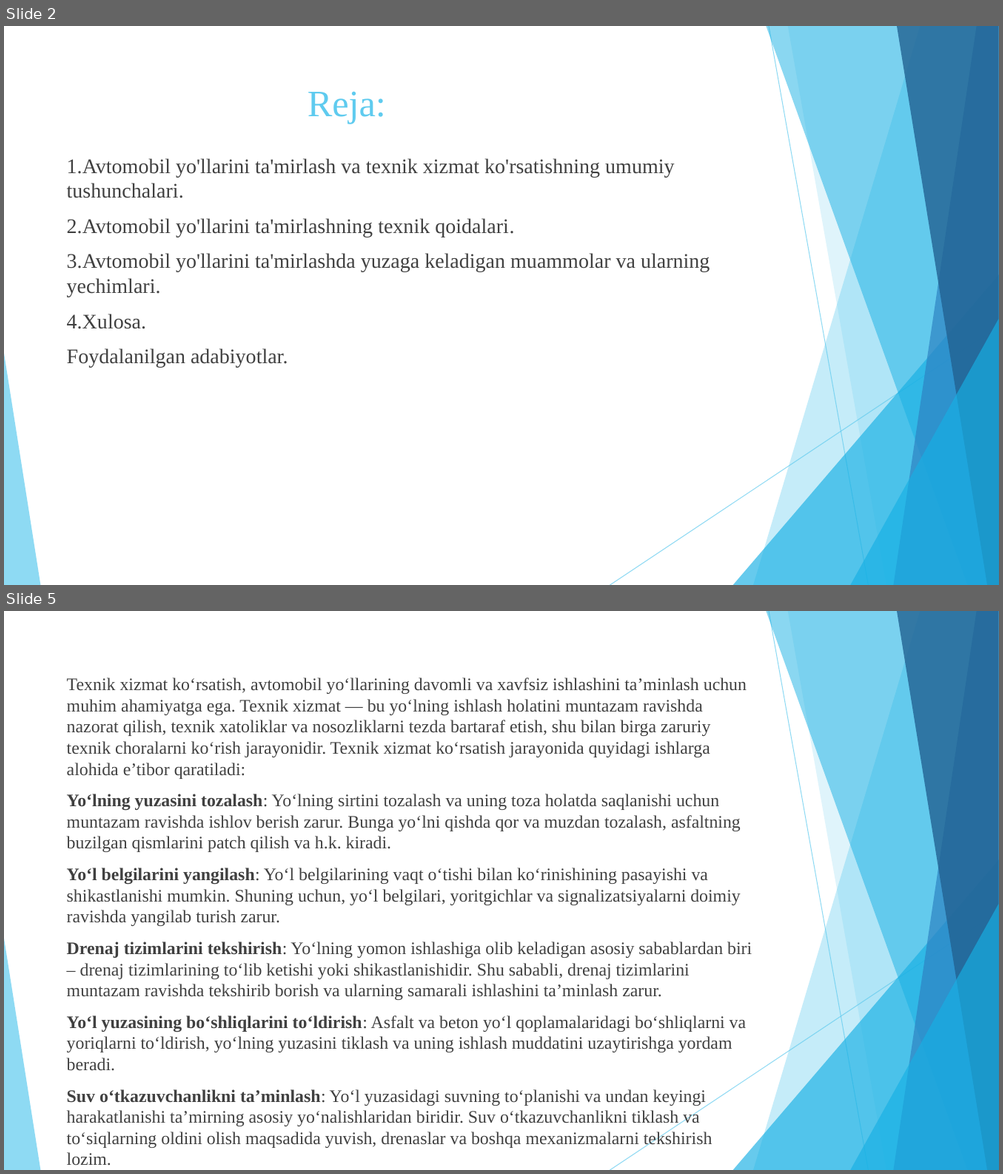
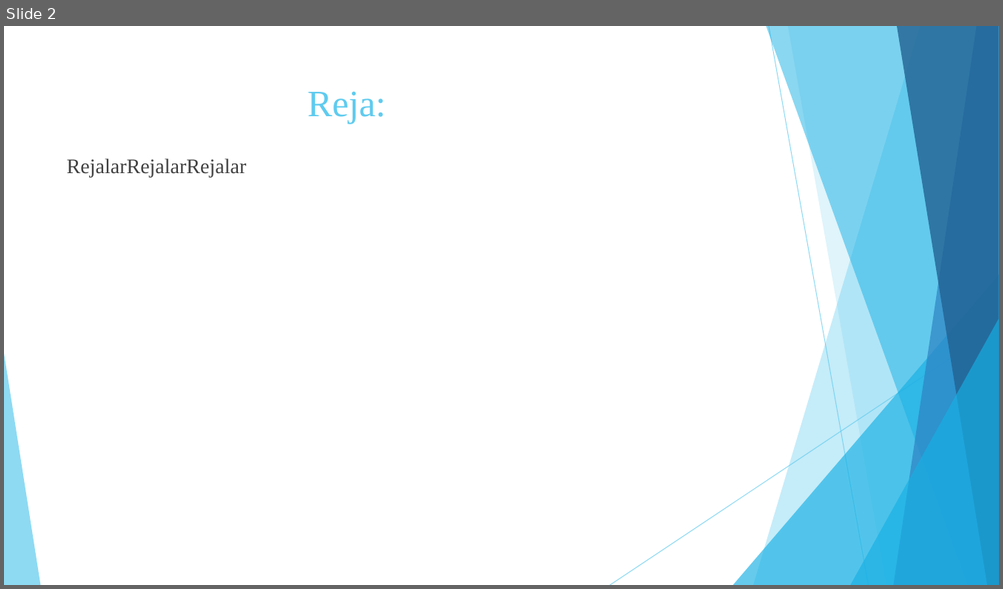
Before and after one commit to AmirjonKarimov2007/ai_bot, a slide deck: bot/slaydlar/shablon_1.pptx. Shown one above the other, each under a label of ours: slides 2 and 5 before the commit, slide 2 after it; the slides between them are not shown. The pictures are 1003x1174 and 1003x589 pixels, drawn with LibreOffice and Linux fonts; fonts in the diff are those of the drawing. Boxes give left, top, right and bottom in pixels: in the first picture for what was removed or moved away, otherwise in the second. Text is boxed around its words. In the diff, an @@ line names an element or a change of style, - is before the commit and + after.

```diff
--- a/bot/slaydlar/shablon_1.pptx
+++ b/bot/slaydlar/shablon_1.pptx
@@ slide 5 removed at [4, 611, 999, 1170], background #FFFFFF; not listed: 10 template elements that a slide beside it also shows @@
@@ text removed at [67, 678, 751, 1166] @@
-Texnik xizmat ko‘rsatish, avtomobil yo‘llarining davomli va xavfsiz ishlashini ta’minlash uchun muhim ahamiyatga ega. Texnik xizmat — bu yo‘lning ishlash holatini muntazam ravishda nazorat qilish, texnik xatoliklar va nosozliklarni tezda bartaraf etish, shu bilan birga zaruriy texnik choralarni ko‘rish jarayonidir. Texnik xizmat ko‘rsatish jarayonida quyidagi ishlarga alohida e’tibor qaratiladi:
-Yo‘lning yuzasini tozalash: Yo‘lning sirtini tozalash va uning toza holatda saqlanishi uchun muntazam ravishda ishlov berish zarur. Bunga yo‘lni qishda qor va muzdan tozalash, asfaltning buzilgan qismlarini patch qilish va h.k. kiradi.
-Yo‘l belgilarini yangilash: Yo‘l belgilarining vaqt o‘tishi bilan ko‘rinishining pasayishi va shikastlanishi mumkin. Shuning uchun, yo‘l belgilari, yoritgichlar va signalizatsiyalarni doimiy ravishda yangilab turish zarur.
-Drenaj tizimlarini tekshirish: Yo‘lning yomon ishlashiga olib keladigan asosiy sabablardan biri – drenaj tizimlarining to‘lib ketishi yoki shikastlanishidir. Shu sababli, drenaj tizimlarini muntazam ravishda tekshirib borish va ularning samarali ishlashini ta’minlash zarur.
-Yo‘l yuzasining bo‘shliqlarini to‘ldirish: Asfalt va beton yo‘l qoplamalaridagi bo‘shliqlarni va yoriqlarni to‘ldirish, yo‘lning yuzasini tiklash va uning ishlash muddatini uzaytirishga yordam beradi.
-Suv o‘tkazuvchanlikni ta’minlash: Yo‘l yuzasidagi suvning to‘planishi va undan keyingi harakatlanishi ta’mirning asosiy yo‘nalishlaridan biridir. Suv o‘tkazuvchanlikni tiklash va to‘siqlarning oldini olish maqsadida yuvish, drenaslar va boshqa mexanizmalarni tekshirish lozim.
@@ slide 2 changed as well @@
@@ text at [67, 158, 247, 177]: text changed @@
-1.Avtomobil yo'llarini ta'mirlash va texnik xizmat ko'rsatishning umumiy tushunchalari.
-2.Avtomobil yo'llarini ta'mirlashning texnik qoidalari.
-3.Avtomobil yo'llarini ta'mirlashda yuzaga keladigan muammolar va ularning yechimlari.
-4.Xulosa.
-Foydalanilgan adabiyotlar.
+RejalarRejalarRejalar
```
Also in this commit, not shown: 2 other slides changed, 1 slide added, 8 other slides removed, 3 other files.
